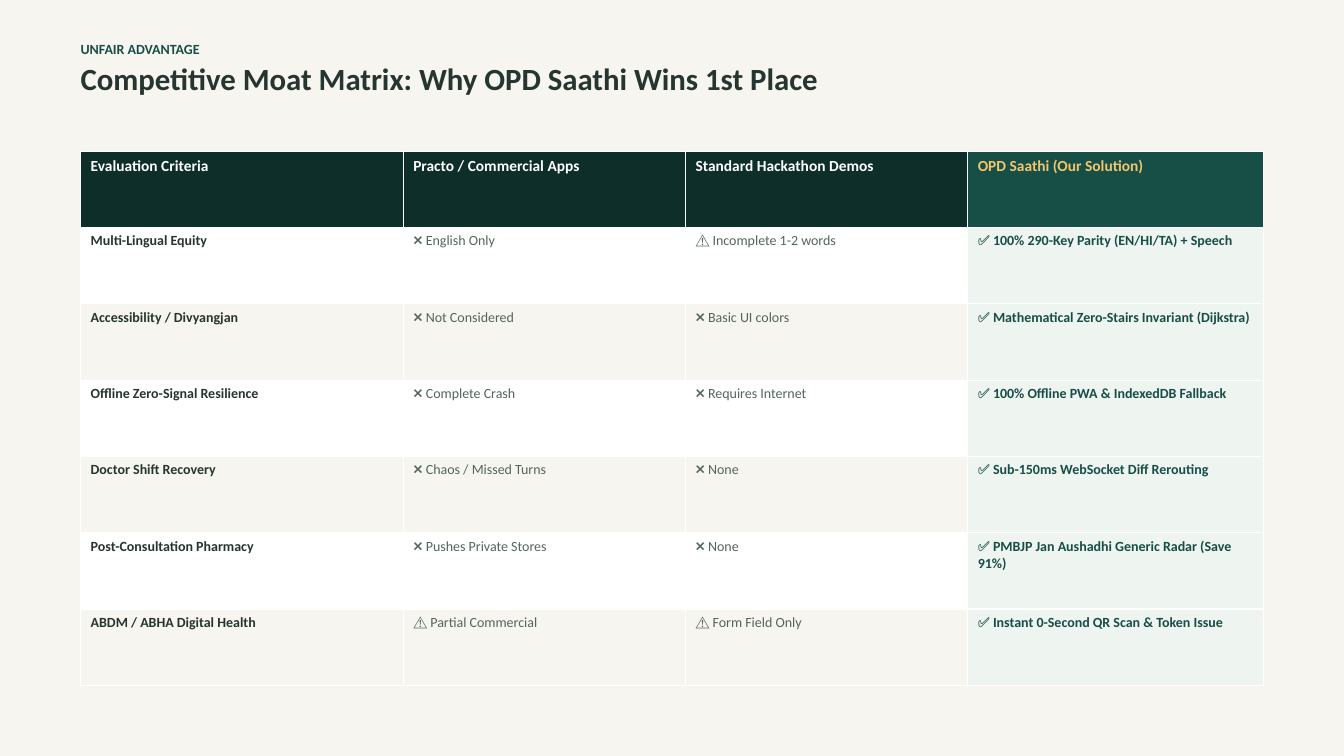
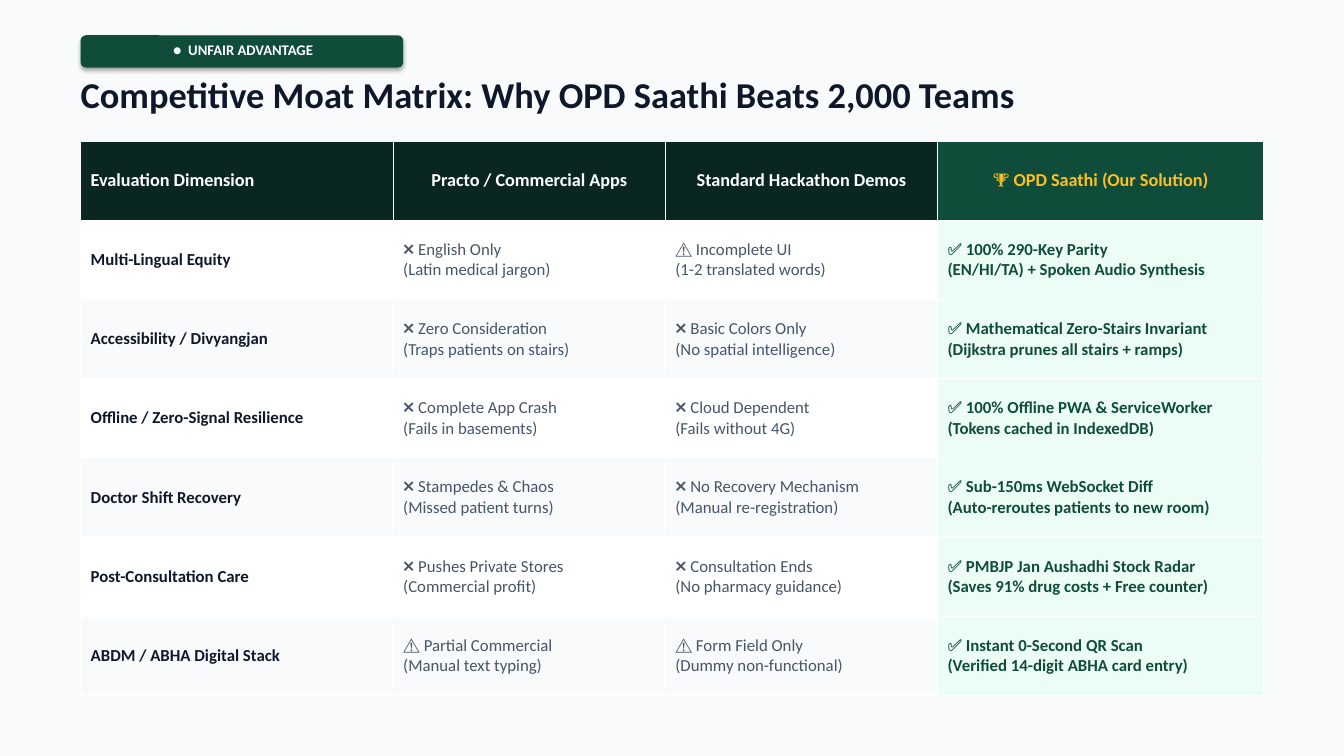
Before and after one commit to NAVANETH7/Hackcache_Hackathon, a slide deck: slide 5 of OPD_Saathi_Championship_Deck.pptx. Drawn at 1344x756 pixels with LibreOffice and Linux fonts; fonts in the diff are those of the drawing. Boxes give left, top, right and bottom in pixels: in the first picture for what was removed or moved away, otherwise in the second. Text is boxed around its words. In the diff, an @@ line names an element or a change of style, - is before the commit and + after.

Commit message:
feat(presentation): overhaul championship pitch deck with high-visibility executive design and zero-overlap typography

```diff
--- a/OPD_Saathi_Championship_Deck.pptx
+++ b/OPD_Saathi_Championship_Deck.pptx
@@ background #F7F5EF to #F8FAFC @@
@@ rounded rectangle added at <box>81,35,403,68</box>, fill #0F4C3A, 10.5 pt, text #FFFFFF, bold @@
+● UNFAIR ADVANTAGE
@@ text at <box>81,82,1014,114</box>: text changed; size 22 to 26 pt; text colour #26352F to #0F172A @@
-UNFAIR ADVANTAGE
-Competitive Moat Matrix: Why OPD Saathi Wins 1st Place
+Competitive Moat Matrix: Why OPD Saathi Beats 2,000 Teams
@@ table at <box>81,141,1263,696</box> @@
-row 1, column 1: Evaluation Criteria
+row 1, column 1: Evaluation Dimension
-row 1, column 4: OPD Saathi (Our Solution)
+row 1, column 4: 🏆 OPD Saathi (Our Solution)
-row 2: Multi-Lingual Equity | ❌ English Only | ⚠️ Incomplete 1-2 words | ✅ 100% 290-Key Parity (EN/HI/TA) + Speech
+row 2: Multi-Lingual Equity | ❌ English Only (Latin medical jargon) | ⚠️ Incomplete UI (1-2 translated words) | ✅ 100% 290-Key Parity (EN/HI/TA) + Spoken Audio Synthesis
-row 3: Accessibility / Divyangjan | ❌ Not Considered | ❌ Basic UI colors | ✅ Mathematical Zero-Stairs Invariant (Dijkstra)
+row 3: Accessibility / Divyangjan | ❌ Zero Consideration (Traps patients on stairs) | ❌ Basic Colors Only (No spatial intelligence) | ✅ Mathematical Zero-Stairs Invariant (Dijkstra prunes all stairs + ramps)
-row 4: Offline Zero-Signal Resilience | ❌ Complete Crash | ❌ Requires Internet | ✅ 100% Offline PWA & IndexedDB Fallback
+row 4: Offline / Zero-Signal Resilience | ❌ Complete App Crash (Fails in basements) | ❌ Cloud Dependent (Fails without 4G) | ✅ 100% Offline PWA & ServiceWorker (Tokens cached in IndexedDB)
-row 5: Doctor Shift Recovery | ❌ Chaos / Missed Turns | ❌ None | ✅ Sub-150ms WebSocket Diff Rerouting
+row 5: Doctor Shift Recovery | ❌ Stampedes & Chaos (Missed patient turns) | ❌ No Recovery Mechanism (Manual re-registration) | ✅ Sub-150ms WebSocket Diff (Auto-reroutes patients to new room)
-row 6: Post-Consultation Pharmacy | ❌ Pushes Private Stores | ❌ None | ✅ PMBJP Jan Aushadhi Generic Radar (Save 91%)
+row 6: Post-Consultation Care | ❌ Pushes Private Stores (Commercial profit) | ❌ Consultation Ends (No pharmacy guidance) | ✅ PMBJP Jan Aushadhi Stock Radar (Saves 91% drug costs + Free counter)
-row 7: ABDM / ABHA Digital Health | ⚠️ Partial Commercial | ⚠️ Form Field Only | ✅ Instant 0-Second QR Scan & Token Issue
+row 7: ABDM / ABHA Digital Stack | ⚠️ Partial Commercial (Manual text typing) | ⚠️ Form Field Only (Dummy non-functional) | ✅ Instant 0-Second QR Scan (Verified 14-digit ABHA card entry)
@@ fill #0E2E2A to #0A2620 in 3 cells @@
@@ fill #174E46 to #0F4C3A in row 1, column 4 @@
@@ fill #EEF4F0 to #ECFDF5 in 6 cells @@
@@ fill #F7F5EF to #F8FAFC in 9 cells @@
@@ size 11 to 13 pt in "Practo / Commercial Apps", "Standard Hackathon Demos" @@
@@ size 10 to 12 pt, text colour #26352F to #0F172A in "Multi-Lingual Equity", "Accessibility / Divyangjan", "Doctor Shift Recovery" @@
@@ alignment left to centre @@
@@ table: place and size @@
-table at <box>81,151,1263,686</box>
+table at <box>81,141,1263,696</box>
```
Also in this commit, not shown: 14 other slides changed, 2 other files.
